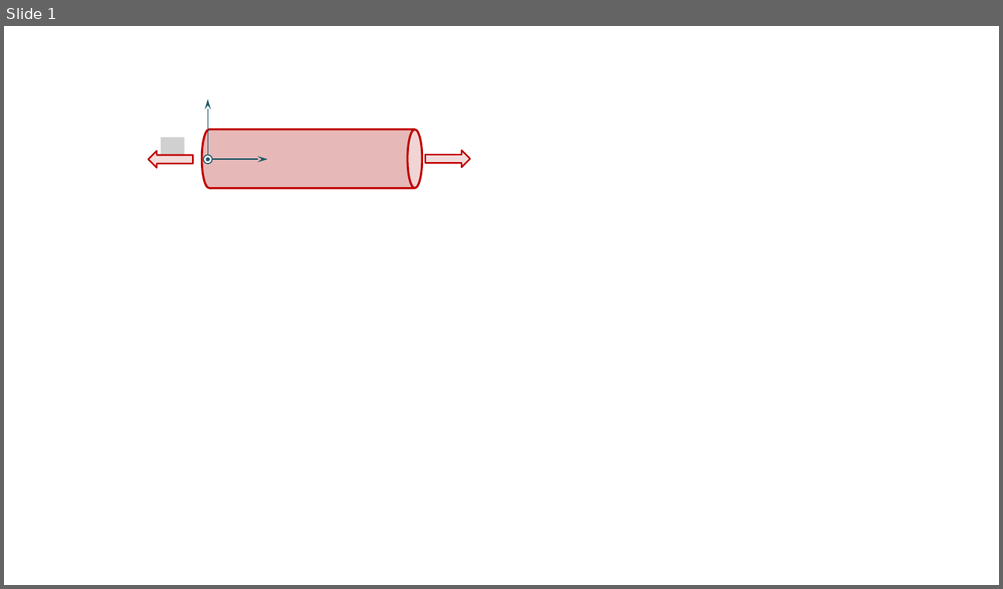
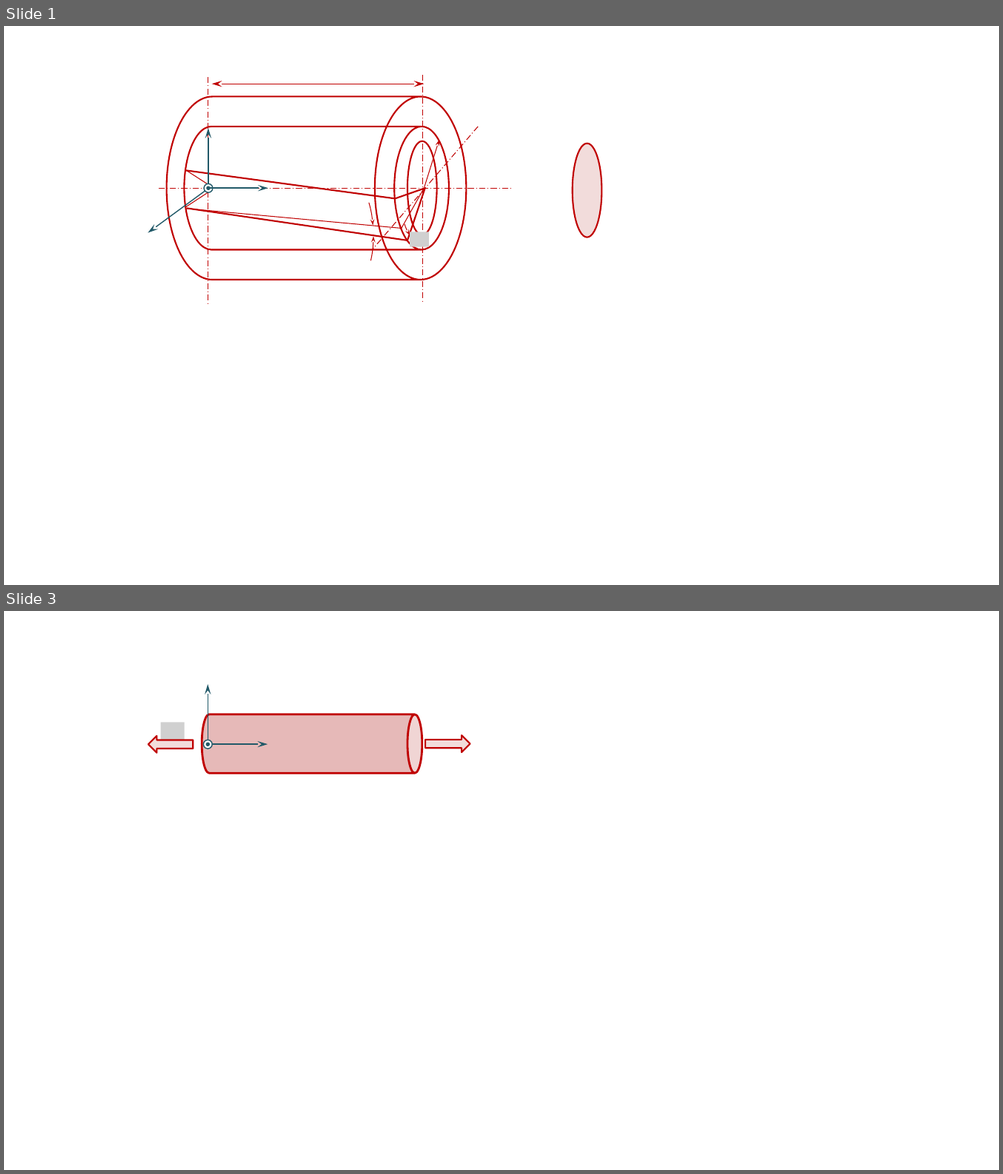
Before and after one commit to xpessoles/08_Etude_Deformation_Produits_Analyser_Modeliser_Resoudre, a slide deck: 02_TractionCompression/Fiche/images/Figures.pptx. Shown one above the other, each under a label of ours: slide 1 before the commit, slides 1 and 3 after it; the slides between them are not shown. The pictures are 1003x589 and 1003x1174 pixels, drawn with LibreOffice and Linux fonts; fonts in the diff are those of the drawing; grey boxes stand for pictures; background and template pictures are left out. Boxes give left, top, right and bottom in pixels: in the first picture for what was removed or moved away, otherwise in the second. Text is boxed around its words. In the diff, an @@ line names an element or a change of style, - is before the commit and + after.

```diff
--- a/02_TractionCompression/Fiche/images/Figures.pptx
+++ b/02_TractionCompression/Fiche/images/Figures.pptx
@@ slide 1 added at box(4, 26, 999, 585), background #FFFFFF @@
@@ line added from (208, 78) to (208, 304), #C00000 0.75 pt dashed @@
@@ double arrow added from (212, 84) to (424, 84), #C00000 0.75 pt @@
@@ line added from (424, 76) to (424, 301), #C00000 0.75 pt dashed @@
@@ cylinder added at box(167, 97, 466, 281), outline #C00000 1.5 pt @@
@@ cylinder added at box(184, 127, 449, 249), outline #C00000 1.5 pt @@
@@ line added from (478, 127) to (372, 249), #C00000 0.75 pt dashed @@
@@ arc (boxed as its full ellipse) added at box(400, 142, 436, 241), outline #C00000 0.75 pt @@
@@ ellipse added at box(407, 141, 437, 235), outline #C00000 1.5 pt @@
@@ arrow added from (424, 189) to (439, 140), #C00000 0.75 pt @@
@@ ellipse added at box(572, 143, 602, 237), fill #F2DCDB, outline #C00000 1.5 pt @@
@@ line added from (185, 171) to (395, 199), #C00000 1.5 pt @@
@@ line added from (213, 189) to (187, 171), #C00000 0.75 pt @@
@@ line added from (159, 189) to (513, 189), #C00000 0.75 pt dashed @@
@@ line added from (213, 190) to (185, 207), #C00000 0.75 pt @@
@@ group added at box(148, 128, 268, 232): 3 arrows, 2 ellipses @@
@@ arc (boxed as its full ellipse) added at box(338, 186, 373, 284), outline #C00000 0.75 pt @@
@@ arc (boxed as its full ellipse) added at box(338, 186, 373, 284), outline #C00000 0.75 pt @@
@@ line added from (425, 189) to (395, 198), #C00000 1.5 pt @@
@@ line added from (424, 189) to (401, 230), #C00000 0.75 pt @@
@@ line added from (425, 189) to (407, 241), #C00000 1.5 pt @@
@@ line added from (185, 209) to (401, 228), #C00000 0.75 pt @@
@@ line added from (187, 208) to (407, 241), #C00000 1.5 pt @@
@@ picture added at box(410, 232, 429, 247) @@
@@ what was slide 1 is now slide 3 @@
```
Also in this commit, not shown: 1 other slide added, 13 other files.
